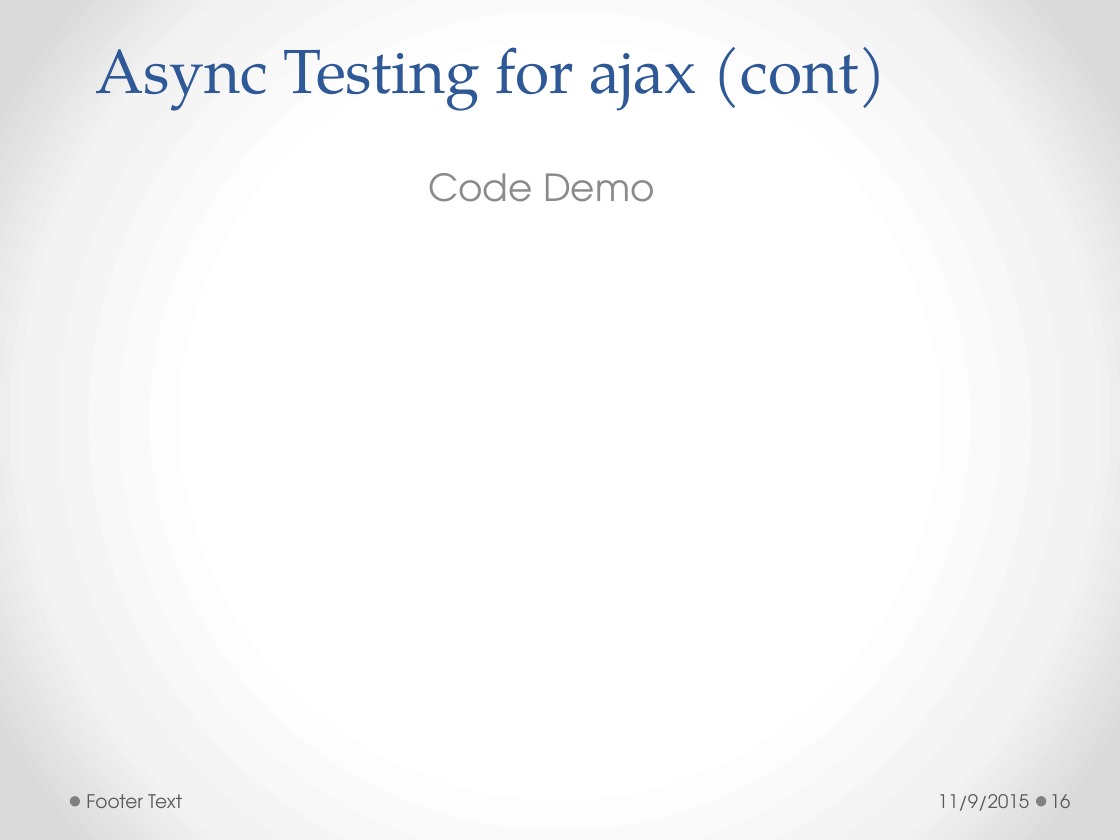
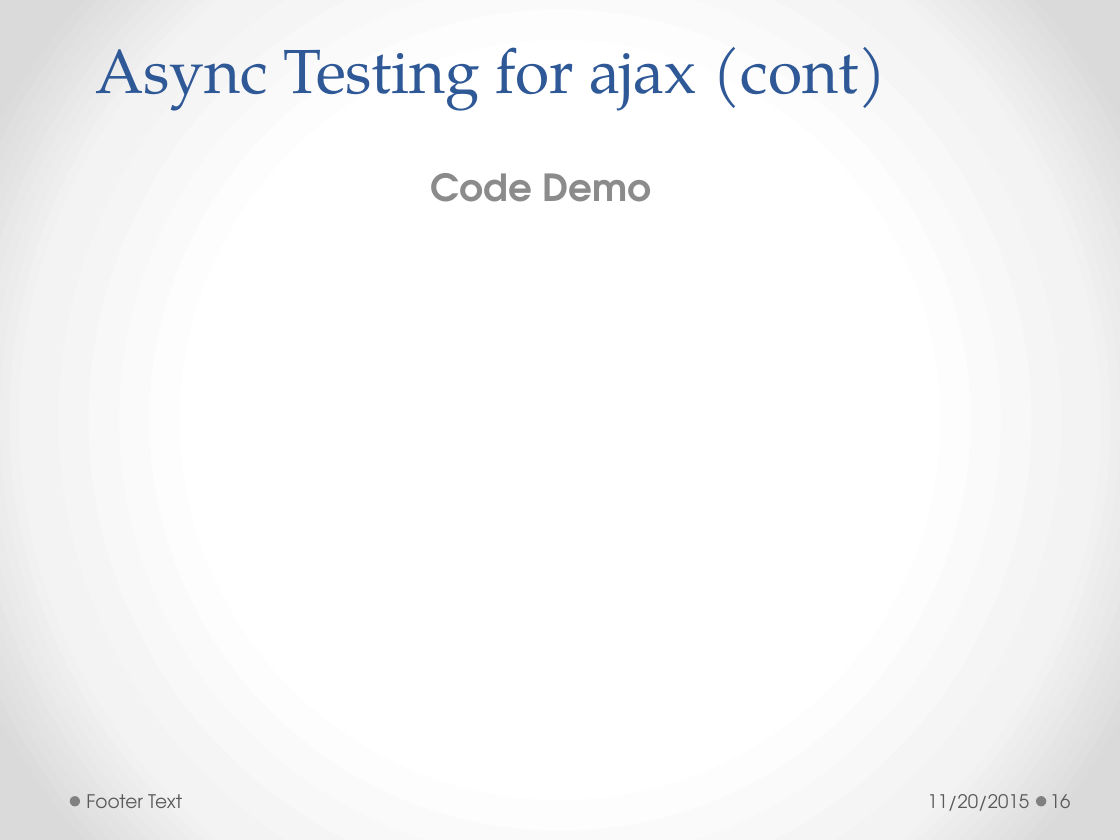
Before and after one commit to h-t-tran/work, a slide deck: slide 16 of brownbag/jamine/tech-presentation-jasmine.pptx. Drawn at 1120x840 pixels with LibreOffice and Linux fonts; fonts in the diff are those of the drawing. Boxes give left, top, right and bottom in pixels: in the first picture for what was removed or moved away, otherwise in the second. Text is boxed around its words. In the diff, an @@ line names an element or a change of style, - is before the commit and + after.

```diff
--- a/brownbag/jamine/tech-presentation-jasmine.pptx
+++ b/brownbag/jamine/tech-presentation-jasmine.pptx
@@ text "Code Demo" at (431, 173, 652, 202): bold on @@
@@ text at (927, 794, 1029, 811): text changed @@
-11/9/2015
+11/20/2015
```
Also in this commit, not shown: 20 other slides changed, 33 other files.
